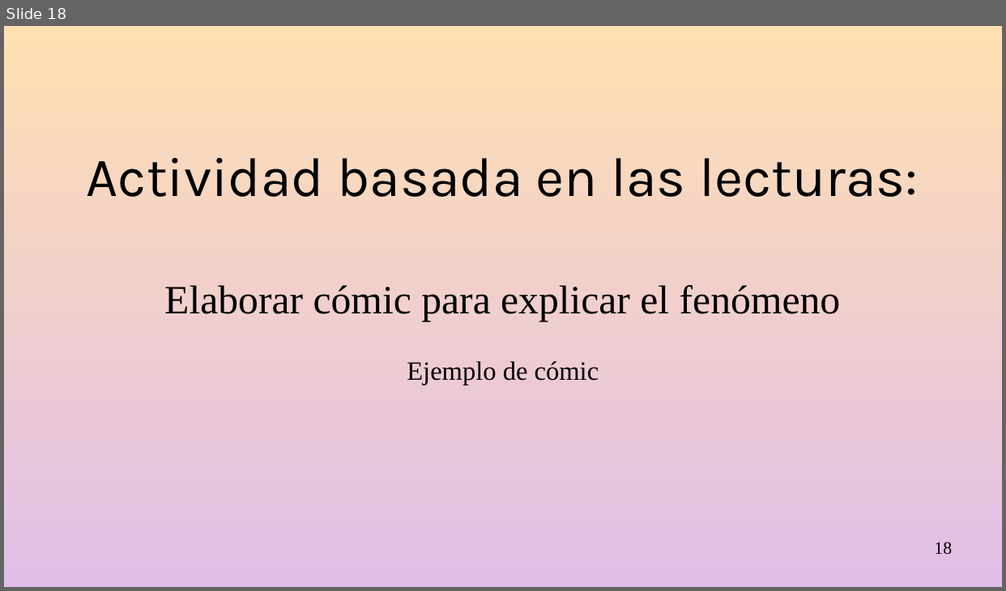
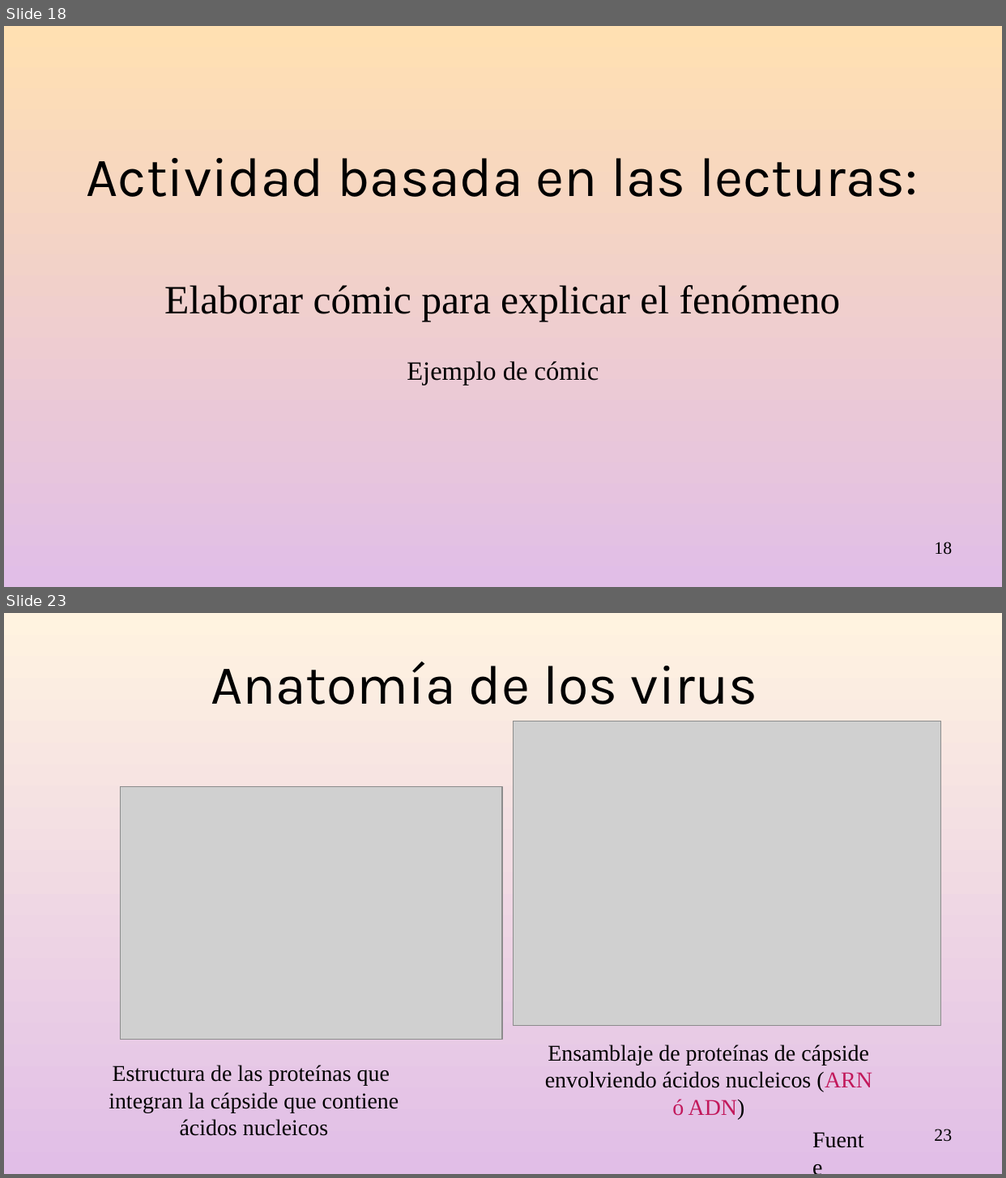
Before and after one commit to gerardommc/Medicina-Cons, a slide deck: Infecciosas.odp. Shown one above the other, each under a label of ours: slide 18 before the commit, slides 18 and 23 after it; the slides between them are not shown. The pictures are 1006x591 and 1006x1178 pixels, drawn with LibreOffice and Linux fonts; fonts in the diff are those of the drawing; grey boxes stand for pictures. Boxes give left, top, right and bottom in pixels: in the first picture for what was removed or moved away, otherwise in the second. Text is boxed around its words. In the diff, an @@ line names an element or a change of style, - is before the commit and + after.

```diff
--- a/Infecciosas.odp
+++ b/Infecciosas.odp
@@ slide 23 added at (x1=4, y1=613, x2=1002, y2=1174), background gradient #FFF3E0 to #E1BEE7 @@
@@ title added at (x1=211, y1=662, x2=757, y2=705), 44 pt, text #000000 @@
+Anatomía de los virus
@@ picture added at (x1=513, y1=721, x2=941, y2=1025) @@
@@ picture added at (x1=120, y1=787, x2=502, y2=1040) @@
@@ text added at (x1=545, y1=1045, x2=872, y2=1119), 18 pt, text #000000 @@
+Ensamblaje de proteínas de cápside envolviendo ácidos nucleicos (ARN ó ADN)
@@ text added at (x1=108, y1=1065, x2=398, y2=1136), 18 pt, text #000000 @@
+Estructura de las proteínas que integran la cápside que contiene ácidos nucleicos
@@ text added at (x1=803, y1=1121, x2=880, y2=1152), 18 pt, text #000000 @@
+Fuente
@@ page number added at (x1=934, y1=1129, x2=952, y2=1142), 14 pt, text #000000 @@
+23
```
Also in this commit, not shown: 8 other slides added, 9 other files.
